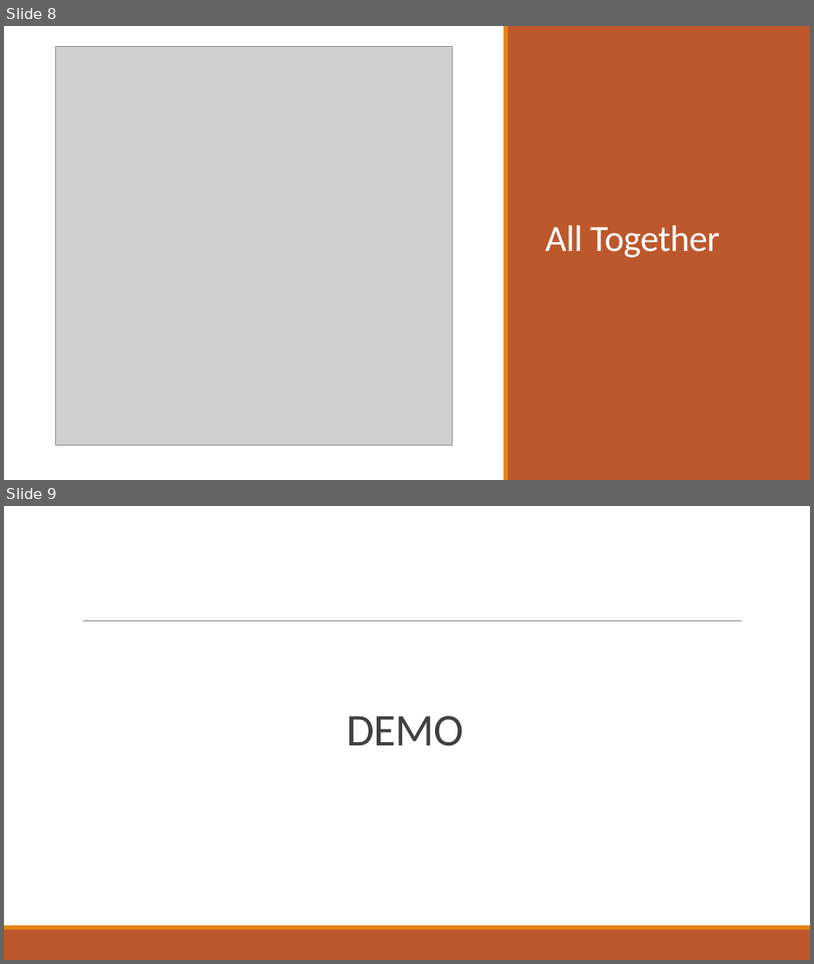
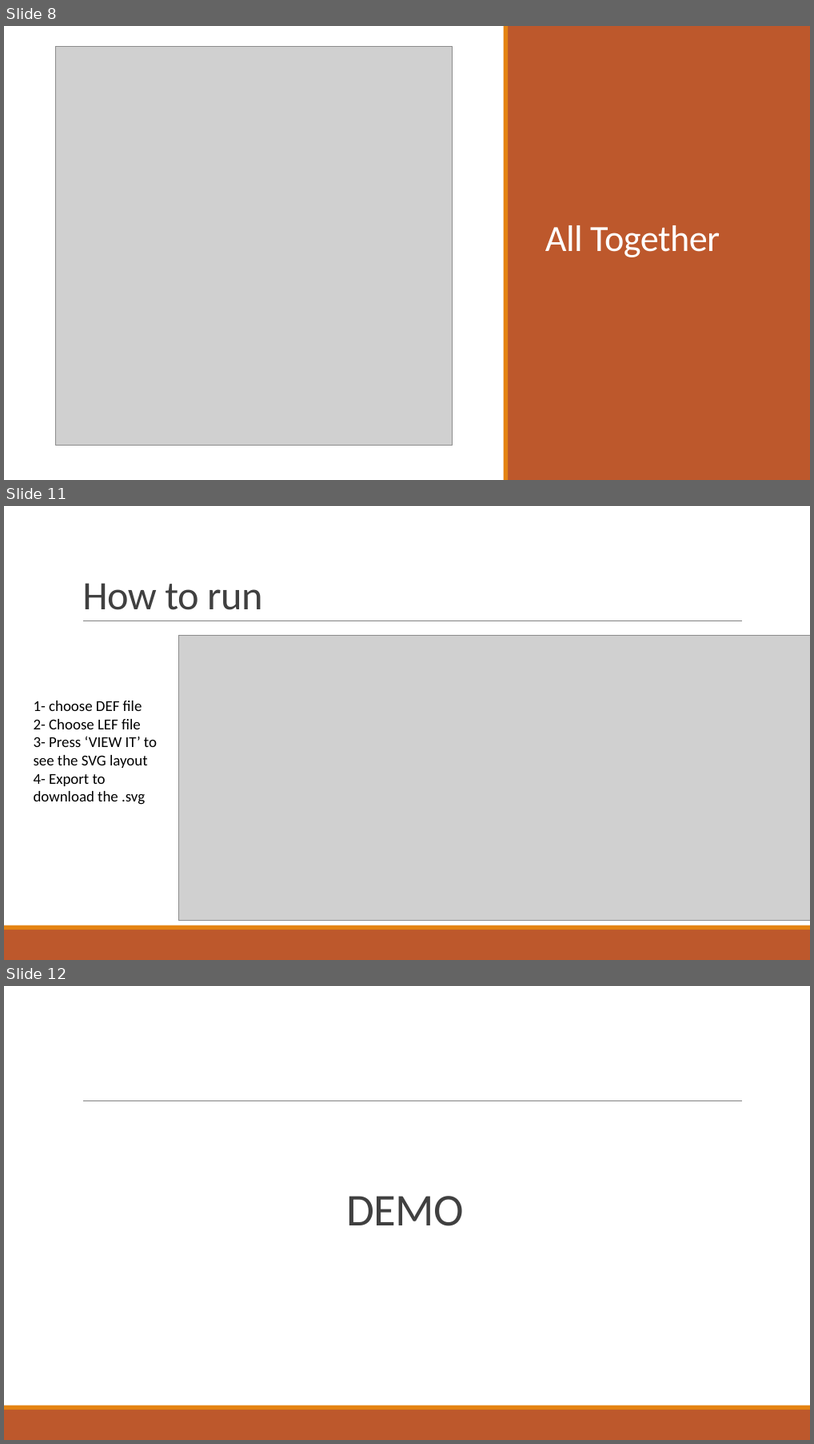
Before and after one commit to AhmedSharaf98/DEF-to-SVG, a slide deck: docs/DEF-LEF to SVG.pptx. Shown one above the other, each under a label of ours: slides 8 and 9 before the commit, slides 8, 11 and 12 after it; the slides between them are not shown. The pictures are 814x964 and 814x1444 pixels, drawn with LibreOffice and Linux fonts; fonts in the diff are those of the drawing; grey boxes stand for pictures. Boxes give left, top, right and bottom in pixels: in the first picture for what was removed or moved away, otherwise in the second. Text is boxed around its words. In the diff, an @@ line names an element or a change of style, - is before the commit and + after.

```diff
--- a/docs/DEF-LEF to SVG.pptx
+++ b/docs/DEF-LEF to SVG.pptx
@@ slide 11 added at (x1=4, y1=506, x2=810, y2=960), background #FFFFFF; not listed: 3 template elements that a slide beside it also shows @@
@@ title added at (x1=82, y1=583, x2=262, y2=610), 48 pt, text #404040 @@
+How to run
@@ picture added at (x1=179, y1=636, x2=810, y2=920) @@
@@ text added at (x1=34, y1=700, x2=157, y2=804), 18 pt, text #000000 @@
+1- choose DEF file
+2- Choose LEF file
+3- Press ‘VIEW IT’ to see the SVG layout
+4- Export to download the .svg
@@ what was slide 9 is now slide 12 @@
```
Also in this commit, not shown: 2 other slides added, 9 other files.
